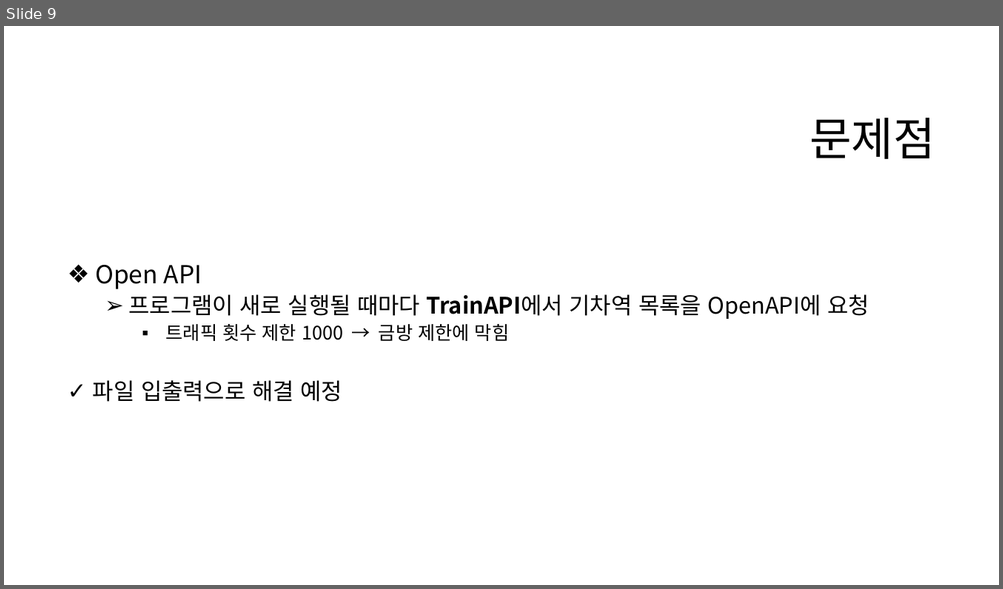
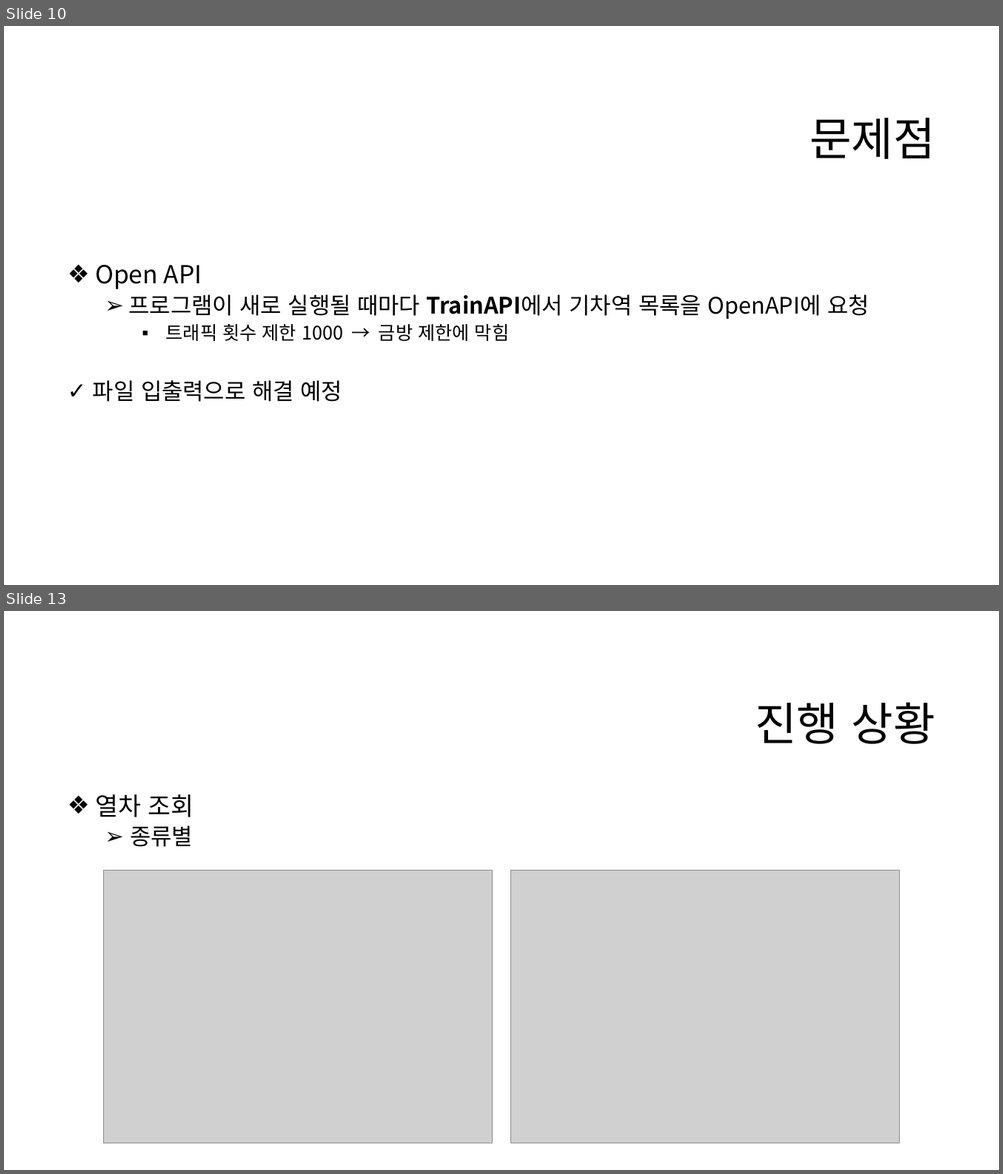
Before and after one commit to eeeeyeot/JAVATrainTicketing, a slide deck: 작업한 내용/1주차 (2020_11_16 ~ 2020_11_20)/기차 예매 프로그램 1주차.pptx. Shown one above the other, each under a label of ours: slide 9 before the commit, slides 10 and 13 after it; the slides between them are not shown. The pictures are 1003x589 and 1003x1174 pixels, drawn with LibreOffice and Linux fonts; fonts in the diff are those of the drawing; grey boxes stand for pictures; background and template pictures are left out. Boxes give left, top, right and bottom in pixels: in the first picture for what was removed or moved away, otherwise in the second. Text is boxed around its words. In the diff, an @@ line names an element or a change of style, - is before the commit and + after.

```diff
--- a/작업한 내용/1주차 (2020_11_16 ~ 2020_11_20)/기차 예매 프로그램 1주차.pptx
+++ b/작업한 내용/1주차 (2020_11_16 ~ 2020_11_20)/기차 예매 프로그램 1주차.pptx
@@ slide 13 added at <box>4,611,999,1170</box>, background #FFFFFF @@
@@ title added at <box>754,702,935,744</box>, 44 pt, text #000000 @@
+진행 상황
@@ text added at <box>95,795,193,847</box>, 24 pt, text #000000 @@
+❖ 열차 조회
+  ➢ 종류별
@@ picture added at <box>103,871,492,1144</box> @@
@@ picture added at <box>511,871,899,1144</box> @@
@@ what was slide 9 is now slide 10 @@
```
Also in this commit, not shown: 3 slides changed, 5 other slides added, 14 other files.
